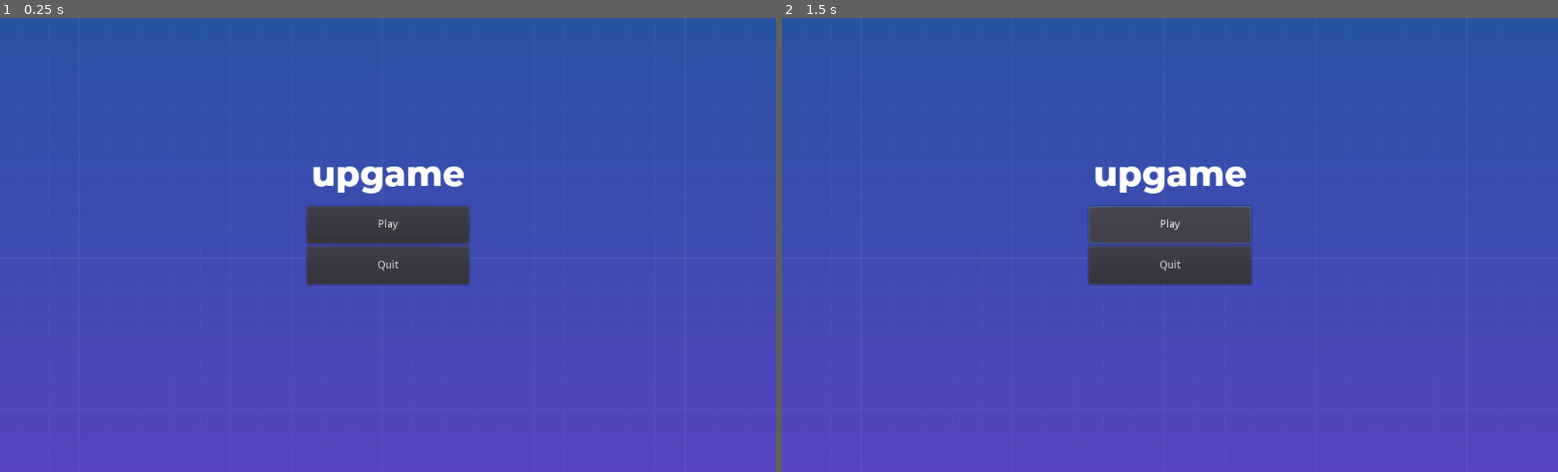
Above: before the commit, frames 1-2 (left to right).
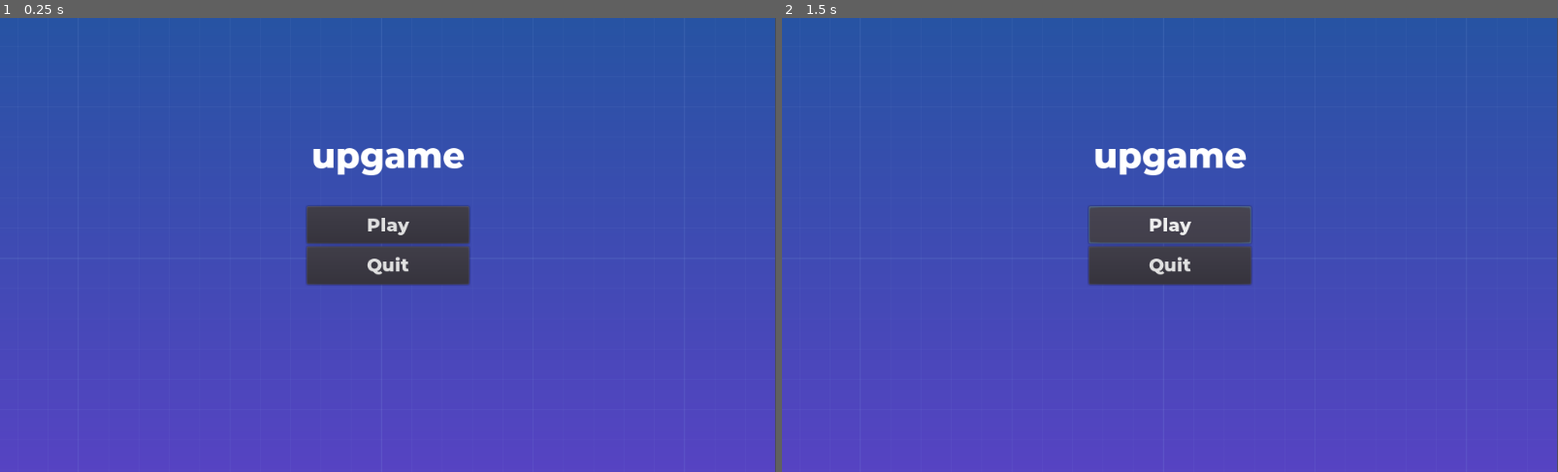
Above: after the commit, the same moments.

Repository: david-slatinek/upgame
Game: Godot game, scene res://src/Screens/MainScreen.tscn
Same seed, same stepped clock (60 frames per second), same inputs: the game is played once before the commit and once after it.
Inputs:
- Up to frame 1 (0.25 s): no input
- Up to frame 2 (1.5 s): click "Play" at 0.5 s; click "Play" at 1.25 s

The runs differ from the first frame. In frame 1, 1.6% of the frame differs, in the area x 40-100%, y 0-100%; in frame 2, 1.6%.

Commit message:
Update main screen

Diff:
--- a/src/Screens/MainScreen.tscn
+++ b/src/Screens/MainScreen.tscn
@@ -1,13 +1,15 @@
-[gd_scene load_steps=5 format=2]
+[gd_scene load_steps=6 format=2]
 
 [ext_resource path="res://assets/background.png" type="Texture" id=1]
 [ext_resource path="res://src/UI/PlayButton.tscn" type="PackedScene" id=2]
 [ext_resource path="res://src/UI/Title.tscn" type="PackedScene" id=3]
 [ext_resource path="res://src/UI/QuitButton.tscn" type="PackedScene" id=4]
+[ext_resource path="res://assets/ui_theme.tres" type="Theme" id=5]
 
 [node name="MainScreen" type="Control"]
 anchor_right = 1.0
 anchor_bottom = 1.0
+theme = ExtResource( 5 )
 __meta__ = {
 "_edit_use_anchors_": false
 }
@@ -15,11 +17,16 @@
 [node name="background" type="TextureRect" parent="."]
 anchor_right = 1.0
 anchor_bottom = 1.0
+margin_left = -1.0
+margin_right = -1.0
 texture = ExtResource( 1 )
 expand = true
 stretch_mode = 2
 
 [node name="Title" parent="." instance=ExtResource( 3 )]
+margin_top = 153.0
+margin_bottom = 210.0
+valign = 1
 
 [node name="Menu" type="VBoxContainer" parent="."]
 anchor_left = 0.5
